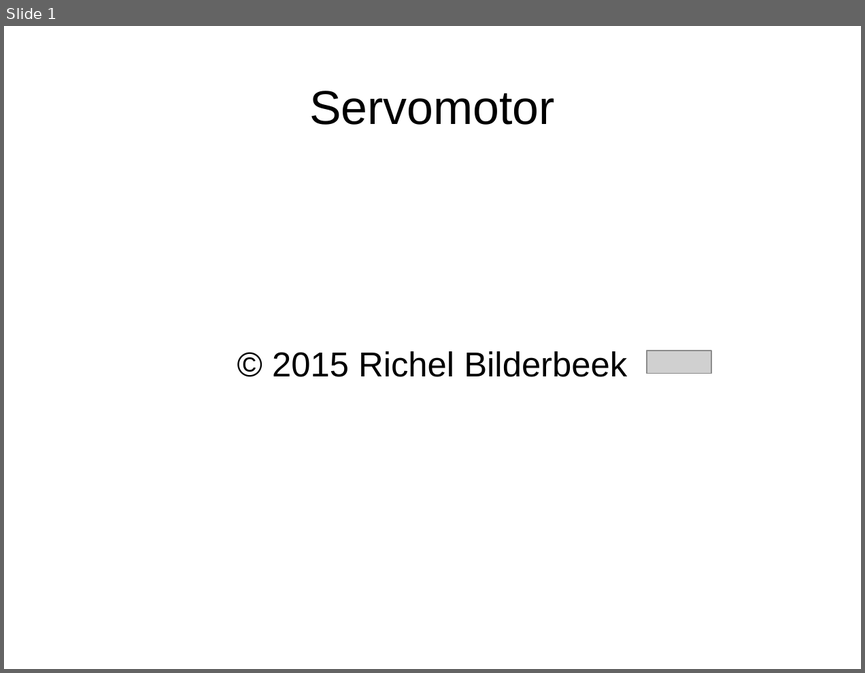
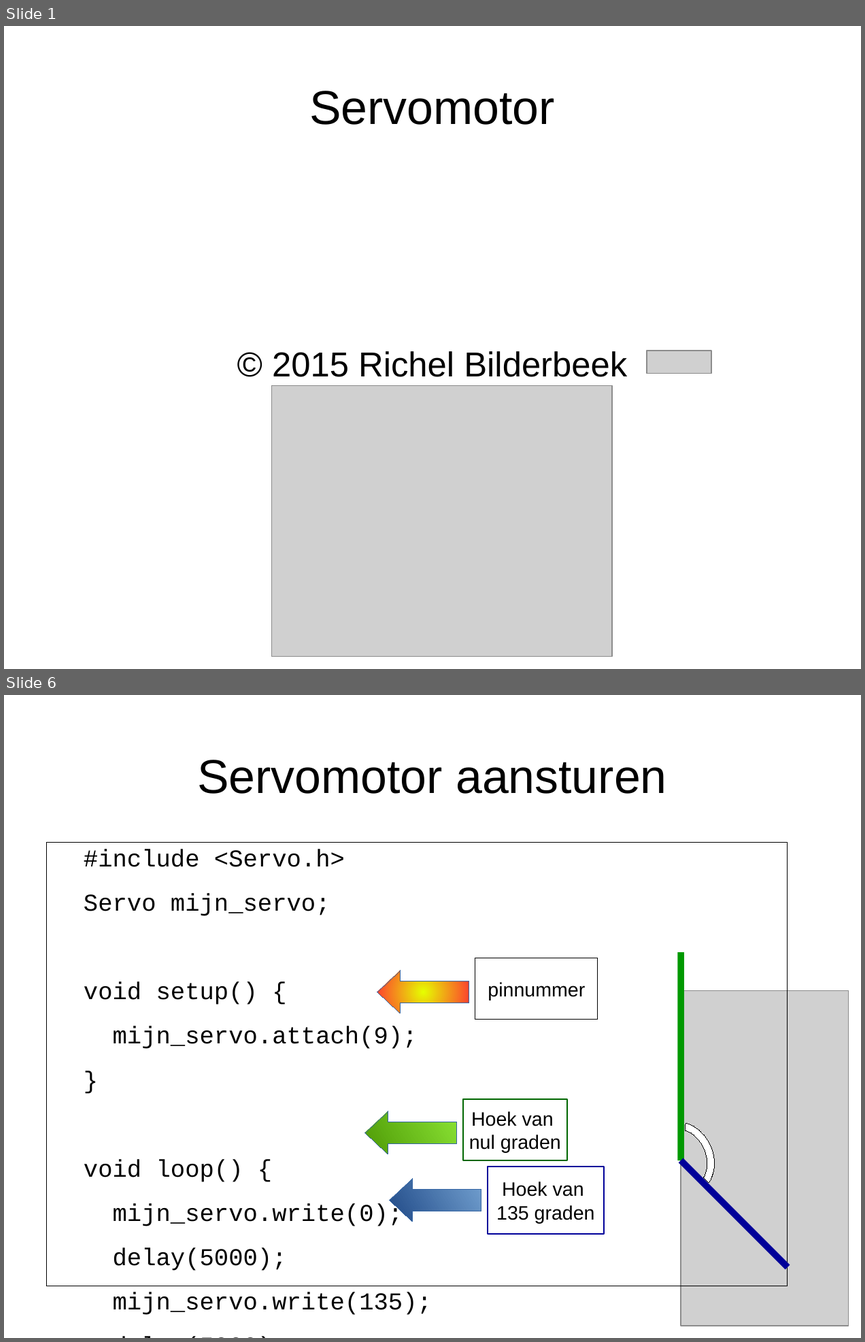
Before and after one commit to djog/arduino_cursus, a slide deck: Raw/ServoMotor.odp. Shown one above the other, each under a label of ours: slide 1 before the commit, slides 1 and 6 after it; the slides between them are not shown. The pictures are 865x673 and 865x1342 pixels, drawn with LibreOffice and Linux fonts; fonts in the diff are those of the drawing; grey boxes stand for pictures. Boxes give left, top, right and bottom in pixels: in the first picture for what was removed or moved away, otherwise in the second. Text is boxed around its words. In the diff, an @@ line names an element or a change of style, - is before the commit and + after.

```diff
--- a/Raw/ServoMotor.odp
+++ b/Raw/ServoMotor.odp
@@ slide 6 added at (4, 695, 861, 1338), background #FFFFFF @@
@@ title added at (197, 760, 666, 794), 44 pt, text #000000 @@
+Servomotor aansturen
@@ text added at (47, 843, 788, 1286), outline #000000 0 pt, 22.4 pt, text #000000 @@
+#include <Servo.h>
+Servo mijn_servo;
+void setup() {
+mijn_servo.attach(9);
+}
+void loop() {
+mijn_servo.write(0);
+delay(5000);
+mijn_servo.write(135);
+delay(5000);
+}
@@ rectangle added at (475, 959, 597, 1020), fill #FFFFFF, outline #000000 0 pt, 18 pt, text #000000 @@
+pinnummer
@@ line added from (681, 952) to (681, 1160), #009900 6.01 pt @@
@@ left arrow added at (377, 970, 469, 1013), fill gradient #E6FF00 to #FF3333, outline #3465A4 0 pt @@
@@ picture added at (681, 991, 849, 1326) @@
@@ rectangle added at (464, 1100, 568, 1161), fill #FFFFFF, outline #006600 0.99 pt, 18 pt, text #000000 @@
+Hoek van
+nul graden
@@ left arrow added at (366, 1111, 458, 1154), fill gradient #8AE234 to #4E9A06, outline #3465A4 0 pt @@
@@ arch (boxed as its full ring) added at (643, 1113, 725, 1203), fill #FFFFFF, outline #000000 0 pt @@
@@ line added from (681, 1160) to (788, 1268), #000099 6.01 pt @@
@@ left arrow added at (390, 1178, 481, 1221), fill gradient #729FCF to #204A87, outline #3465A4 0 pt @@
@@ rectangle added at (487, 1166, 604, 1234), fill #FFFFFF, outline #000099 0.99 pt, 18 pt, text #000000 @@
+Hoek van
+135 graden
@@ slide 1 changed as well @@
@@ picture added at (271, 386, 612, 656) @@
```
Also in this commit, not shown: 4 other slides added, 13 slides removed, 15 other files.
